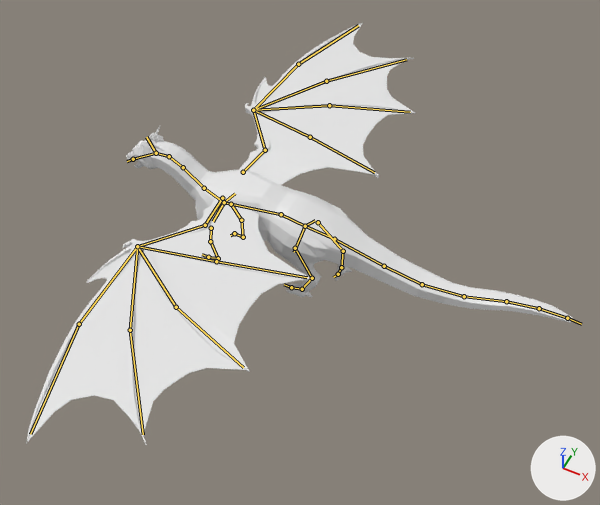
Before and after pictures for a commit that changed the Blender file Entitys/CREATURES/ANIMATIONS/dragon.walk.blend.
Rendered twice from a 50 mm camera at (5.46, -9.29, 12.33) aimed at (1.0, -0.35, 1.16). Arrows for +X, +Y and +Z are at lower right; the lights stay in place. Both versions are drawn at frame 36 of the action 'Armature.001Action'; the numbers are the values there. The bones that bend it are drawn over the model as lines.
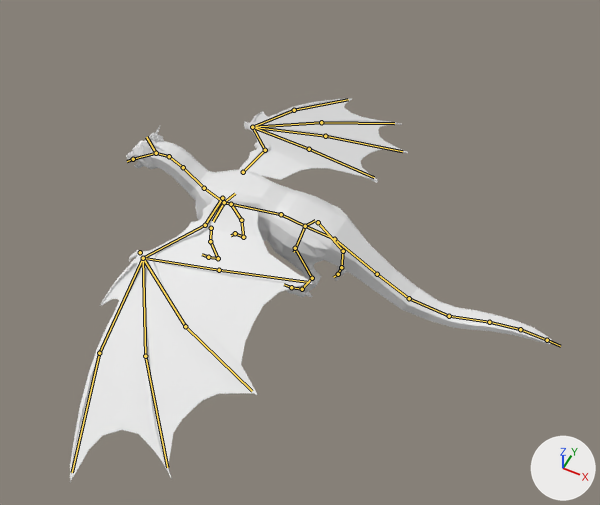
Location of each change, [x1, y1, x2, y2] in pixels of the pictures (600 x 505 px):
'Cube', posed (12% narrower, 9% shorter)
    before: [26, 23, 573, 445]
    after: [70, 99, 552, 483]
bone 'Bone.043', root to tip
    before: (567, 318) to (581, 324)
    after: (547, 340) to (560, 346)
bone 'Bone.021', root to tip
    before: (205, 225) to (137, 246)
    after: (205, 225) to (143, 258)
bone 'Bone.032', root to tip
    before: (265, 150) to (253, 110)
    after: (265, 150) to (252, 127)

The edits, one by one:
Bone 'Bone.043' (bone_bone_043) moves from (-1.27, -0.12, 0.0) to (-0.55, -0.24, 0.0).
Bone 'Bone.021' (bone_bone_021) moves from (0.0, 0.0, 0.0) to (0.18, 0.03, 0.06).
Bone 'Bone.021' (bone_bone_021) turns from (0, 0, 0) to (-6, -14, 18) degrees about its own x, y and z.
Bone 'Bone.032' (bone_bone_032) turns from (0, 0, 0) to (16, 15, -5) degrees about its own x, y and z.
